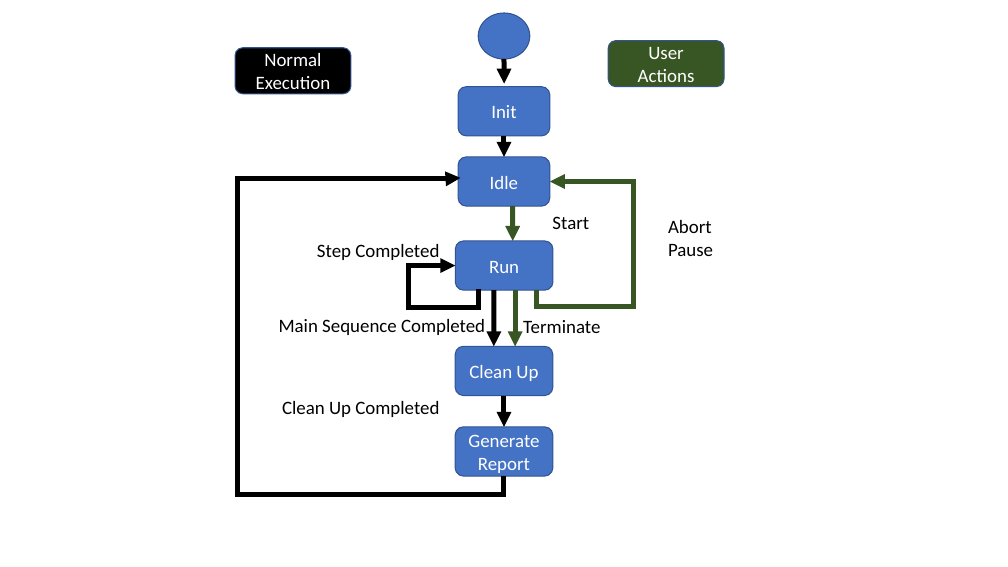
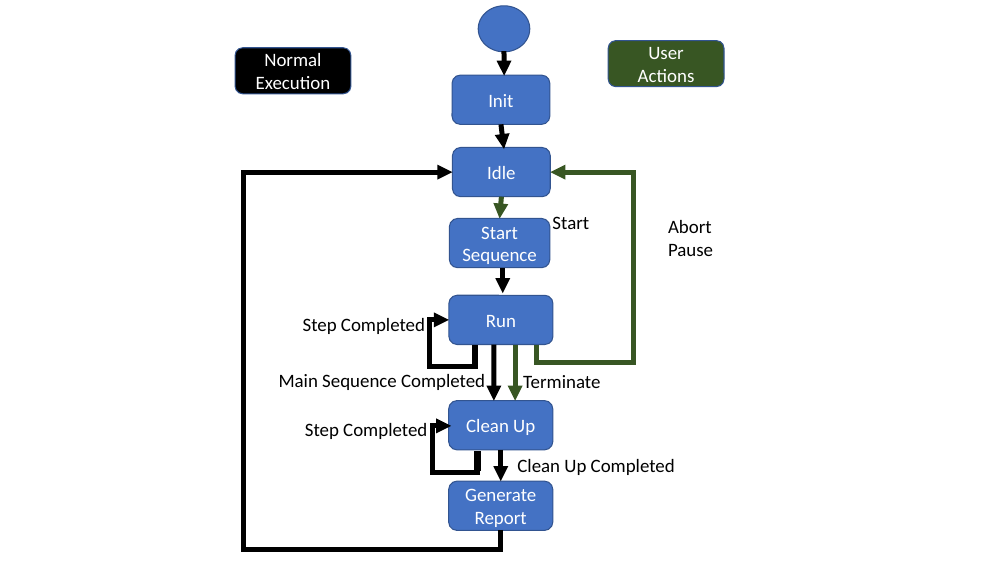
Before and after one commit to becega/DCAF-Sequencer-Module, a slide deck: slide 1 of Documentation/Images/Sequencer State Diagrams.pptx. Drawn at 1008x567 pixels with LibreOffice and Linux fonts; fonts in the diff are those of the drawing. Boxes give left, top, right and bottom in pixels: in the first picture for what was removed or moved away, otherwise in the second. Text is boxed around its words. In the diff, an @@ line names an element or a change of style, - is before the commit and + after.

```diff
--- a/Documentation/Images/Sequencer State Diagrams.pptx
+++ b/Documentation/Images/Sequencer State Diagrams.pptx
@@ ellipse: place and size @@
-ellipse at [479, 13, 530, 59]
+ellipse at [479, 6, 530, 52]
@@ arrow moved from (504, 59) - (504, 84) to (504, 51) - (504, 76) @@
@@ rounded rectangle "Init": place and size @@
-rounded rectangle "Init" at [458, 87, 550, 136]
+rounded rectangle "Init" at [452, 75, 550, 124]
@@ rounded rectangle "Idle": place and size @@
-rounded rectangle "Idle" at [458, 157, 550, 206]
+rounded rectangle "Idle" at [453, 147, 551, 197]
@@ arrow moved from (504, 136) - (504, 157) to (501, 125) - (504, 149) @@
@@ elbow arrow moved from (504, 476) - (461, 178) to (501, 531) - (453, 172) @@
@@ elbow arrow moved from (537, 290) - (550, 181) to (537, 345) - (551, 172) @@
@@ arrow moved from (513, 206) - (513, 241) to (501, 197) - (500, 219) @@
@@ rounded rectangle added at [449, 219, 550, 268], fill #4472C4, outline #325491 1 pt, 18 pt, text #FFFFFF @@
+Start Sequence
@@ arrow added from (503, 268) to (503, 293), #000000 4.75 pt @@
@@ rounded rectangle "Run": place and size @@
-rounded rectangle "Run" at [455, 241, 553, 290]
+rounded rectangle "Run" at [449, 296, 554, 345]
@@ text "Step Completed": place and size @@
-text "Step Completed" at [317, 244, 439, 260]
+text "Step Completed" at [303, 318, 425, 334]
@@ elbow arrow moved from (479, 289) - (455, 265) to (476, 361) - (449, 320) @@
@@ line added from (476, 365) to (476, 345), #000000 6 pt @@
@@ 2 texts, 2 arrows: place and size @@
-2 texts, 2 arrows at [279, 290, 600, 346]
+2 texts, 2 arrows at [279, 345, 600, 401]
@@ rounded rectangle "Clean Up": place and size @@
-rounded rectangle "Clean Up" at [455, 346, 553, 395]
+rounded rectangle "Clean Up" at [449, 401, 554, 450]
@@ text added at [305, 423, 427, 439], 18 pt, text #000000 @@
+Step Completed
@@ elbow arrow added from (478, 467) to (451, 426), #000000 4.75 pt @@
@@ line added from (478, 472) to (478, 451), #000000 6 pt @@
@@ arrow moved from (504, 395) - (504, 427) to (501, 450) - (501, 482) @@
@@ text "Clean Up Completed": place and size @@
-text "Clean Up Completed" at [282, 401, 439, 417]
+text "Clean Up Completed" at [517, 459, 675, 475]
@@ rounded rectangle "Generate Report": place and size @@
-rounded rectangle "Generate Report" at [455, 427, 553, 476]
+rounded rectangle "Generate Report" at [449, 482, 554, 531]
```
Also in this commit, not shown: 1 other file.
